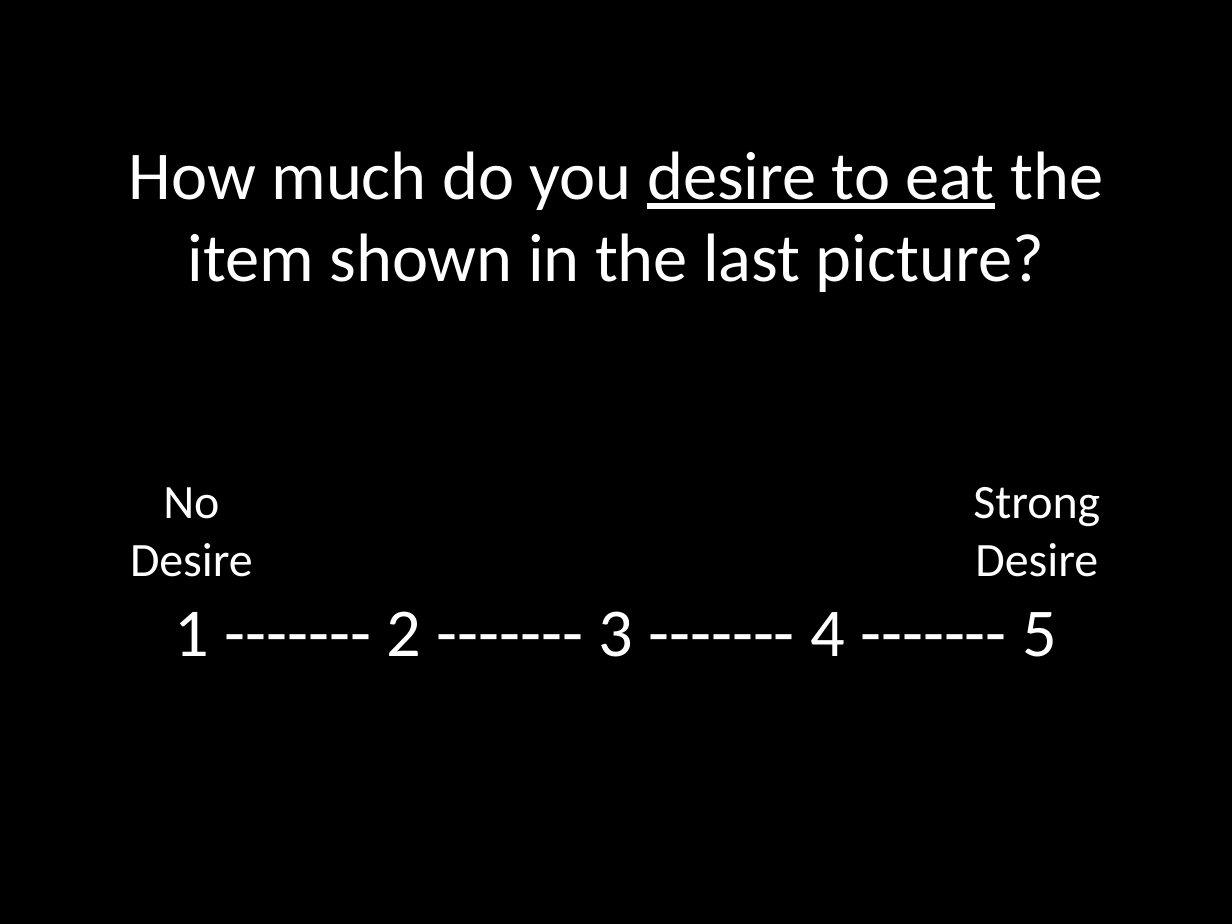
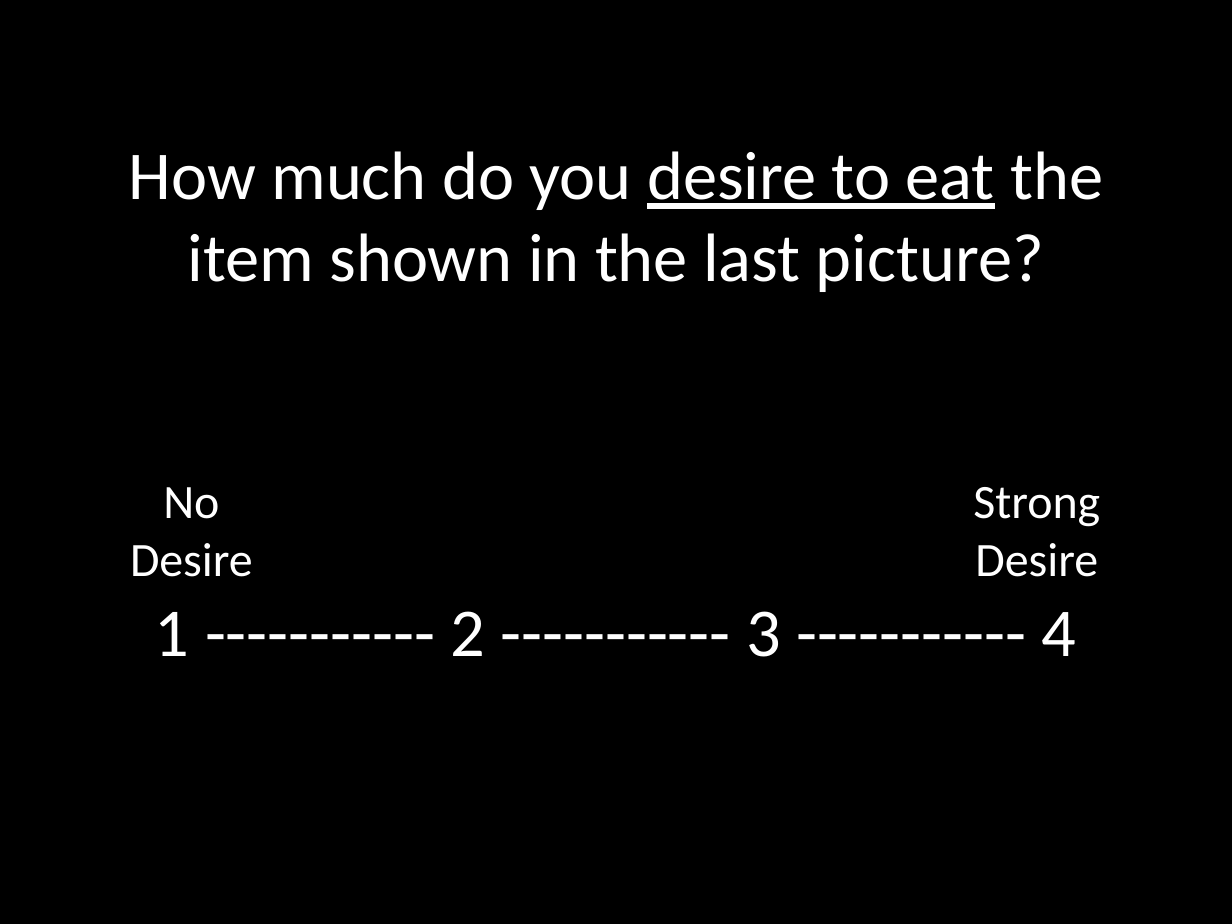
Before and after one commit to UOSAN/ROC, a slide deck: slide 4 of stimuli_new.pptx. Drawn at 1232x924 pixels with LibreOffice and Linux fonts; fonts in the diff are those of the drawing. Boxes give left, top, right and bottom in pixels: in the first picture for what was removed or moved away, otherwise in the second. Text is boxed around its words. In the diff, an @@ line names an element or a change of style, - is before the commit and + after.

Commit message:
changed rating image from 1-5 to 1-4

```diff
--- a/stimuli_new.pptx
+++ b/stimuli_new.pptx
@@ text at (155, 611, 1077, 657): text changed @@
-1 ------- 2 ------- 3 ------- 4 ------- 5
+1 ----------- 2 ----------- 3 ----------- 4
```
